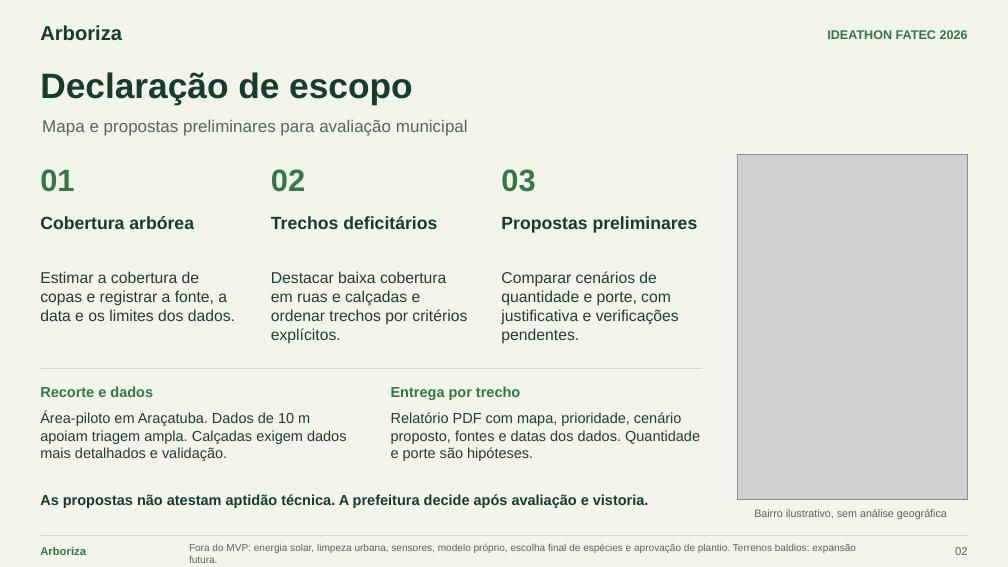
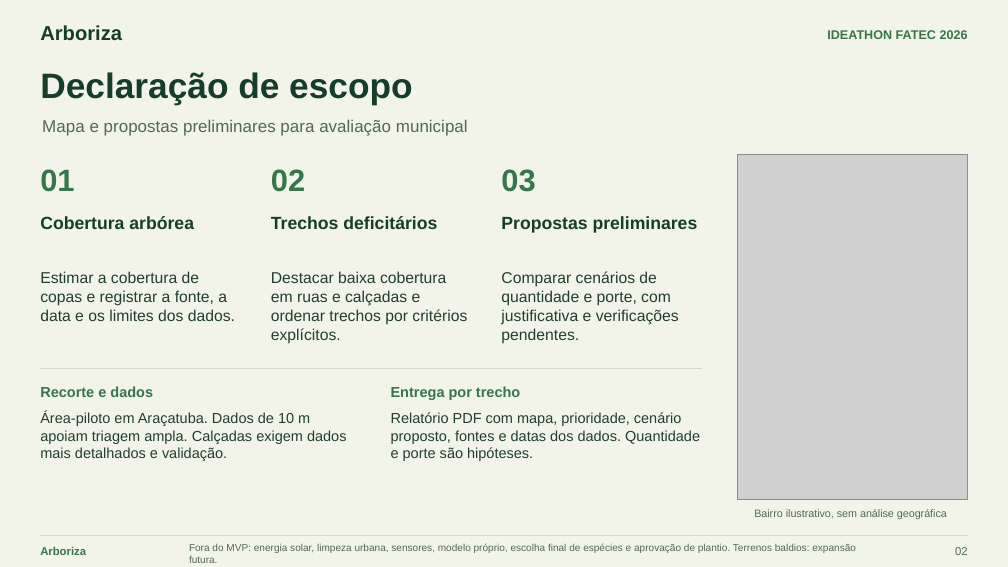
Before and after one commit to lucasbrasantos/arboriza-sematec-2026, a slide deck: slide 2 of docs/Arboriza_Canvas_Escopo.pptx. Drawn at 1008x567 pixels with LibreOffice and Linux fonts; fonts in the diff are those of the drawing; grey boxes stand for pictures. Boxes give left, top, right and bottom in pixels: in the first picture for what was removed or moved away, otherwise in the second. Text is boxed around its words. In the diff, an @@ line names an element or a change of style, - is before the commit and + after.

```diff
--- a/docs/Arboriza_Canvas_Escopo.pptx
+++ b/docs/Arboriza_Canvas_Escopo.pptx
@@ text removed at (x1=40, y1=494, x2=649, y2=508) @@
-As propostas não atestam aptidão técnica. A prefeitura decide após avaliação e vistoria.
```
Also in this commit, not shown: 2 other slides changed.
